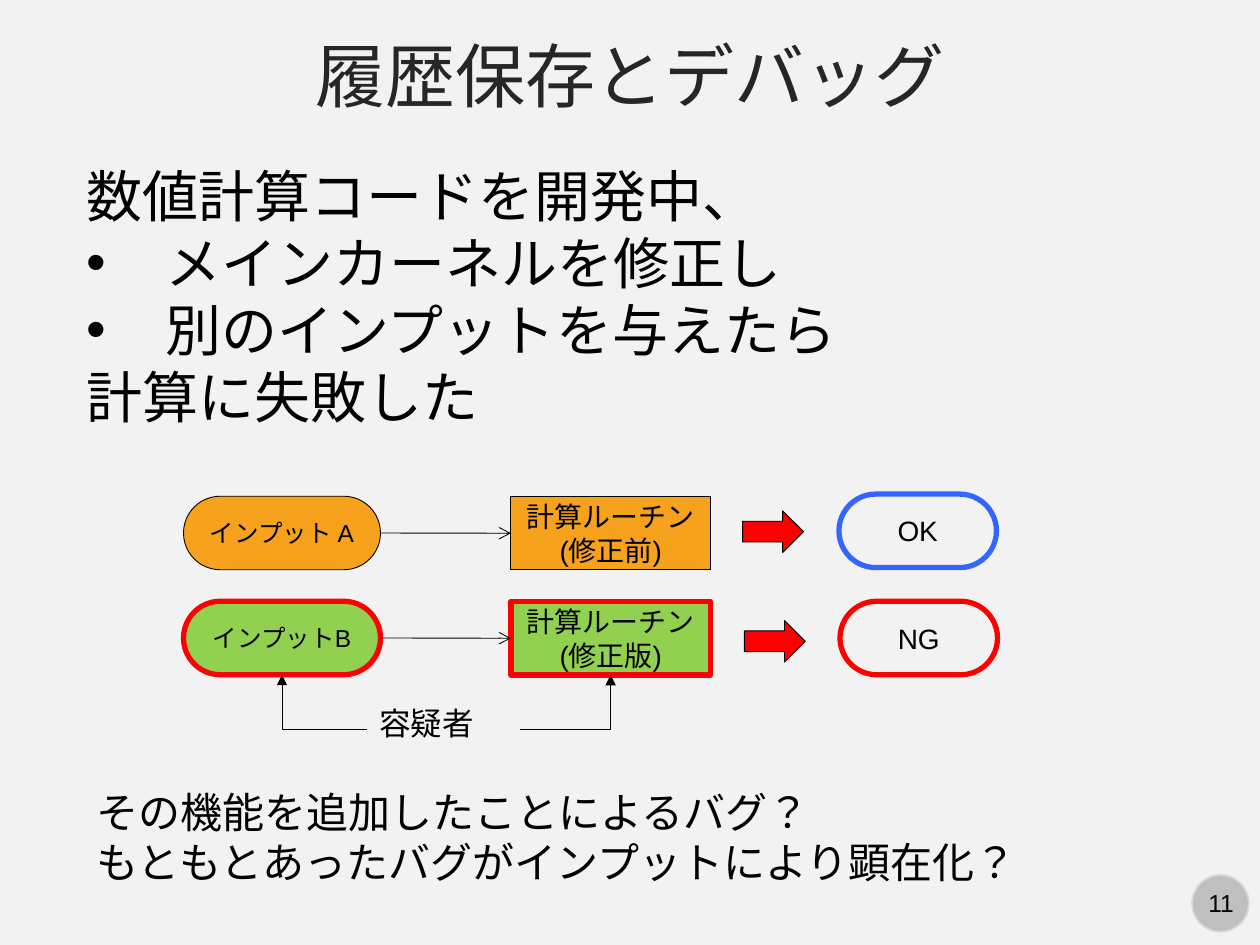
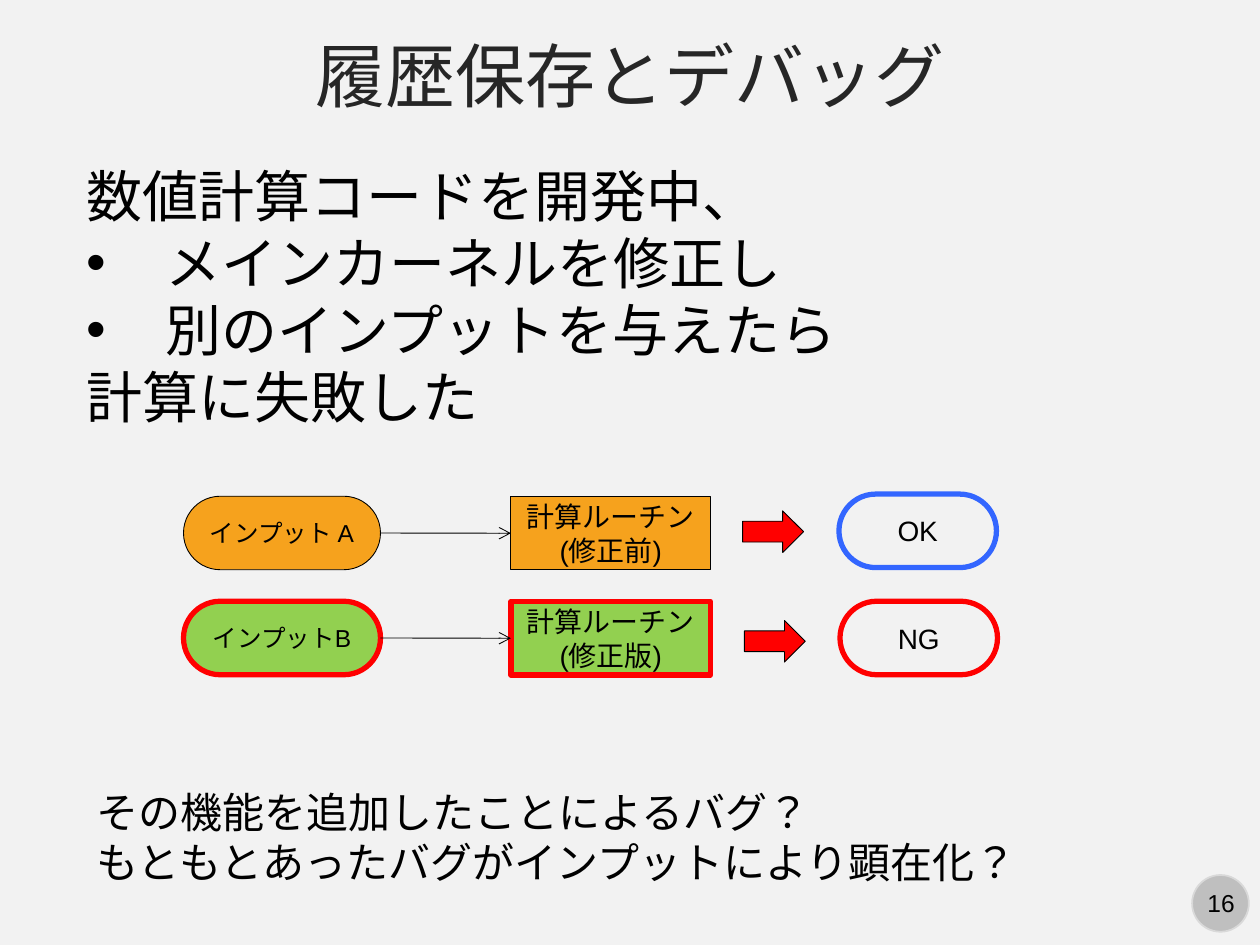
Before and after one commit to kaityo256/github, a slide deck: slide 16 of vcs/fig/slide.pptx (slide 11 before the commit). Drawn at 1260x945 pixels with LibreOffice and Linux fonts; fonts in the diff are those of the drawing. Boxes give left, top, right and bottom in pixels: in the first picture for what was removed or moved away, otherwise in the second. Text is boxed around its words. In the diff, an @@ line names an element or a change of style, - is before the commit and + after.

```diff
--- a/vcs/fig/slide.pptx
+++ b/vcs/fig/slide.pptx
@@ elbow arrow removed from (367, 730) to (282, 675) @@
@@ elbow arrow removed from (520, 730) to (611, 675) @@
@@ text removed at (x1=379, y1=708, x2=474, y2=738) @@
-容疑者
@@ page number at (x1=1207, y1=895, x2=1234, y2=913): text changed @@
-11
+16
```
Also in this commit, not shown: 3 other slides changed, 8 slides added.
